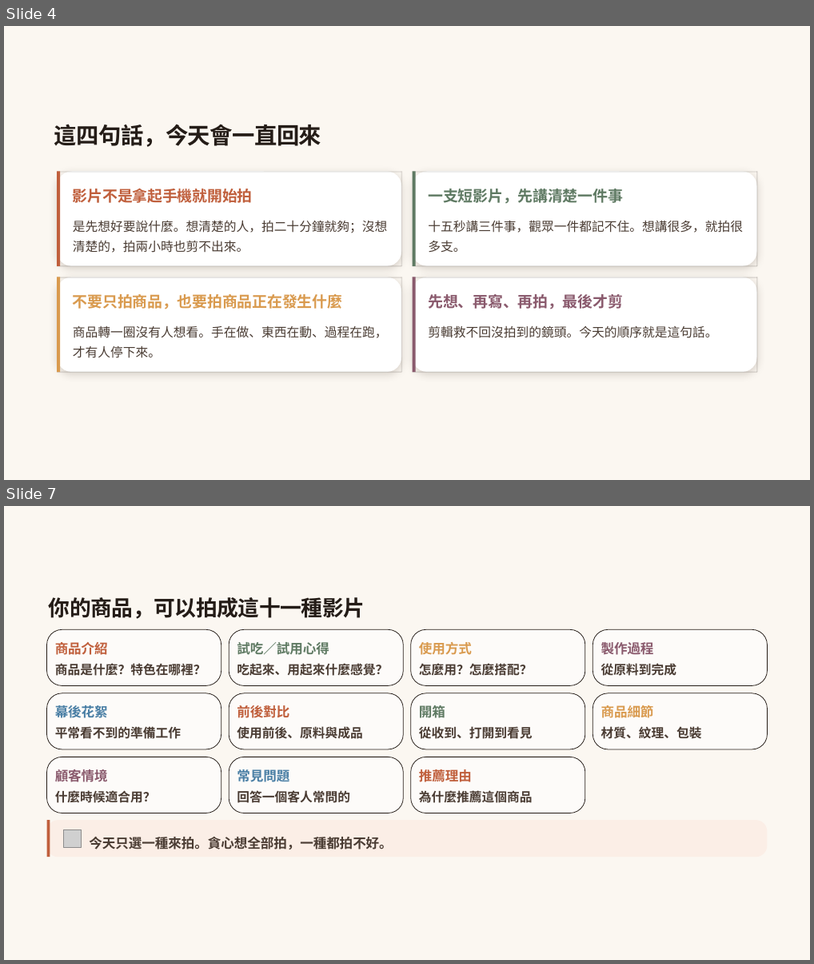
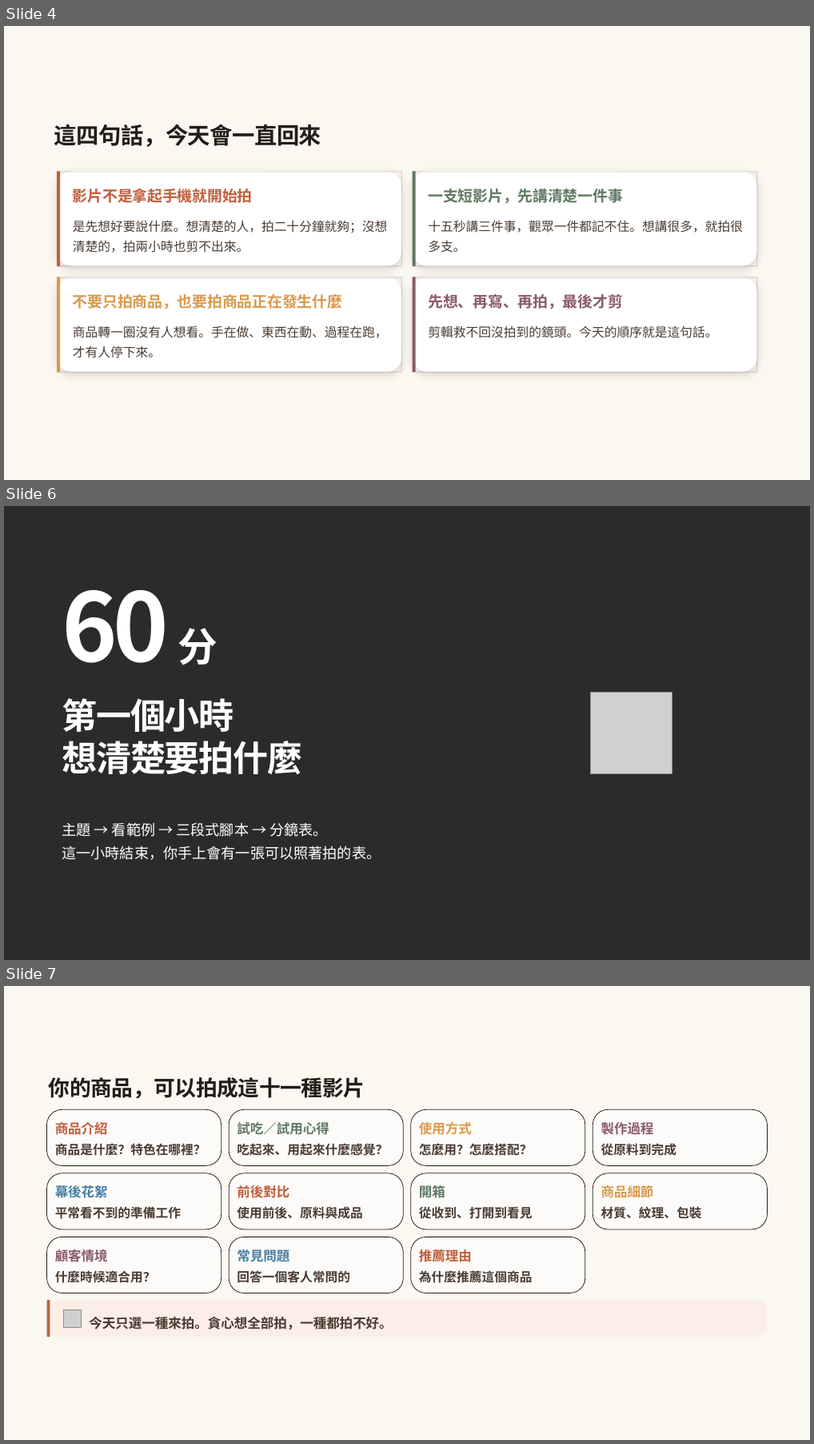
Before and after one commit to ja9705110/gogoeveryday, a slide deck: photo-course-2/手機拍攝商品與影像編修基礎2_商品短影音.pptx. Shown one above the other, each under a label of ours: slides 4 and 7 before the commit, slides 4, 6 and 7 after it; the slides between them are not shown. The pictures are 814x964 and 814x1444 pixels, drawn with LibreOffice and Linux fonts; fonts in the diff are those of the drawing; grey boxes stand for pictures; background and template pictures are left out; a plain dark background stands for a picture behind light text. Boxes give left, top, right and bottom in pixels: in the first picture for what was removed or moved away, otherwise in the second. Text is boxed around its words. In the diff, an @@ line names an element or a change of style, - is before the commit and + after.

```diff
--- a/photo-course-2/手機拍攝商品與影像編修基礎2_商品短影音.pptx
+++ b/photo-course-2/手機拍攝商品與影像編修基礎2_商品短影音.pptx
@@ slide 6 added at bbox=[4, 506, 810, 960], background picture (left out) @@
@@ text added at bbox=[62, 590, 218, 665], 112.5 pt, text #FFFFFF, bold @@
+60 分
@@ picture added at bbox=[591, 692, 673, 773] @@
@@ text added at bbox=[62, 698, 302, 774], 42 pt, text #FFFFFF, bold @@
+第一個小時
+想清楚要拍什麼
@@ text added at bbox=[62, 823, 381, 860], 17.2 pt, text #FFFFFF @@
+主題 → 看範例 → 三段式腳本 → 分鏡表。
+這一小時結束，你手上會有一張可以照著拍的表。
```
Also in this commit, not shown: 14 slides changed, 6 other slides added, 11 slides removed, 8 other files.
